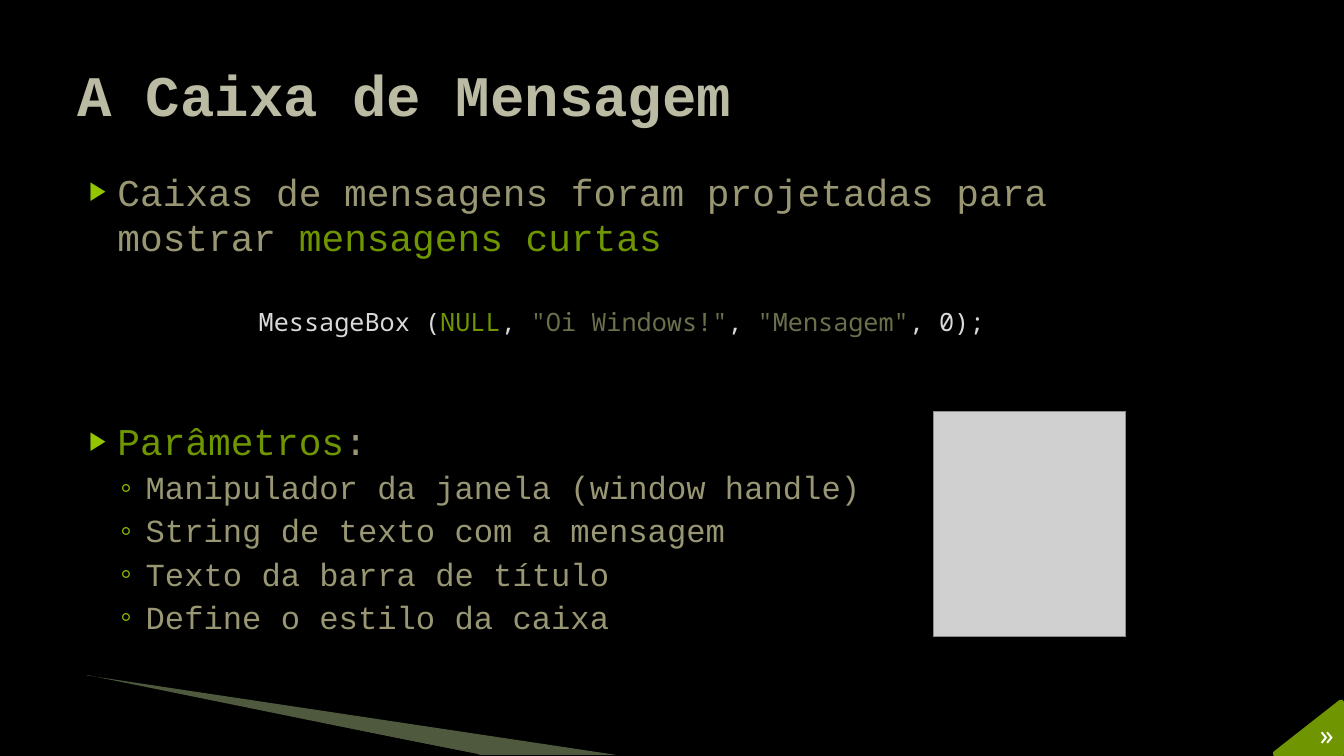
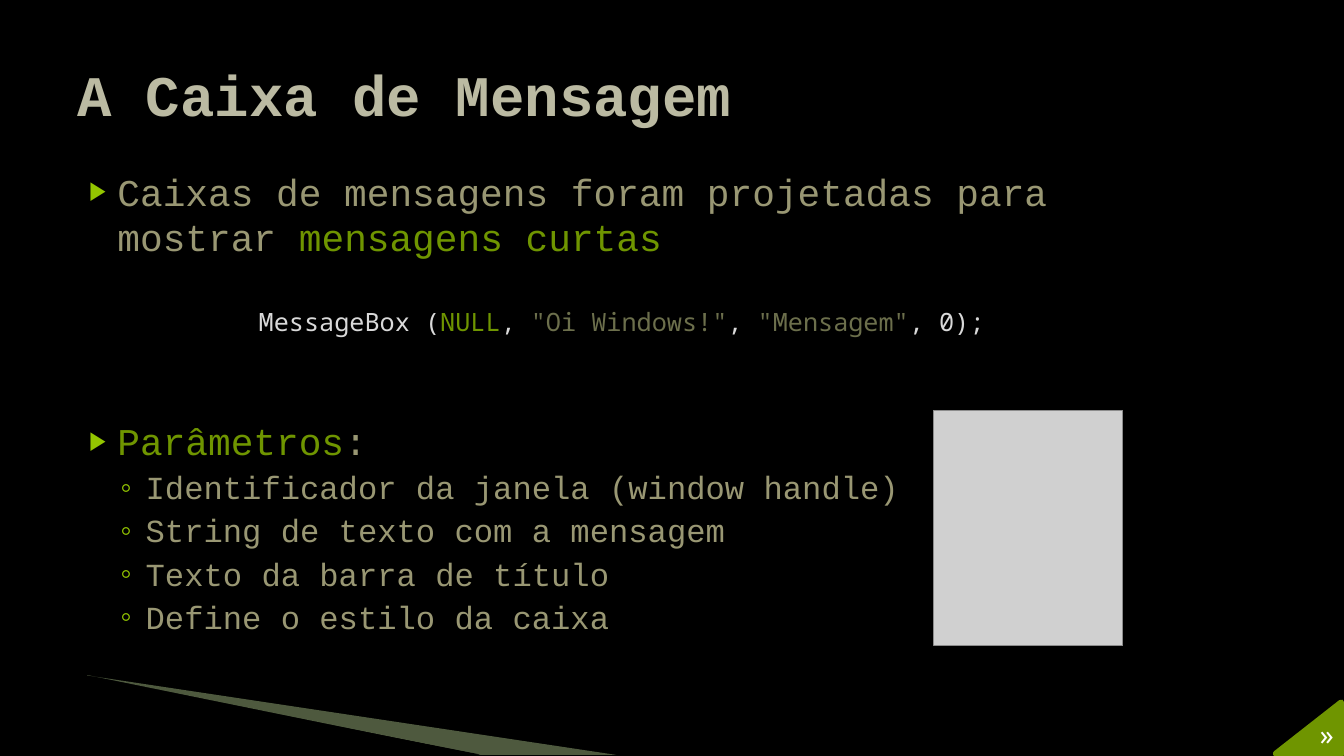
Before and after one commit to JudsonSS/Jogos, a slide deck: slide 26 of Slides/01. Programação Windows.pptx. Drawn at 1344x756 pixels with LibreOffice and Linux fonts; fonts in the diff are those of the drawing; grey boxes stand for pictures; background and template pictures are left out. Boxes give left, top, right and bottom in pixels: in the first picture for what was removed or moved away, otherwise in the second. Text is boxed around its words. In the diff, an @@ line names an element or a change of style, - is before the commit and + after.

```diff
--- a/Slides/01. Programação Windows.pptx
+++ b/Slides/01. Programação Windows.pptx
@@ picture: place and size @@
-picture at (935,411,1126,637)
+picture at (935,410,1124,645)
@@ text at (146,476,899,506): text changed @@
-  ◦ Manipulador da janela (window handle)
+  ◦ Identificador da janela (window handle)
```
Also in this commit, not shown: 10 other slides changed.
